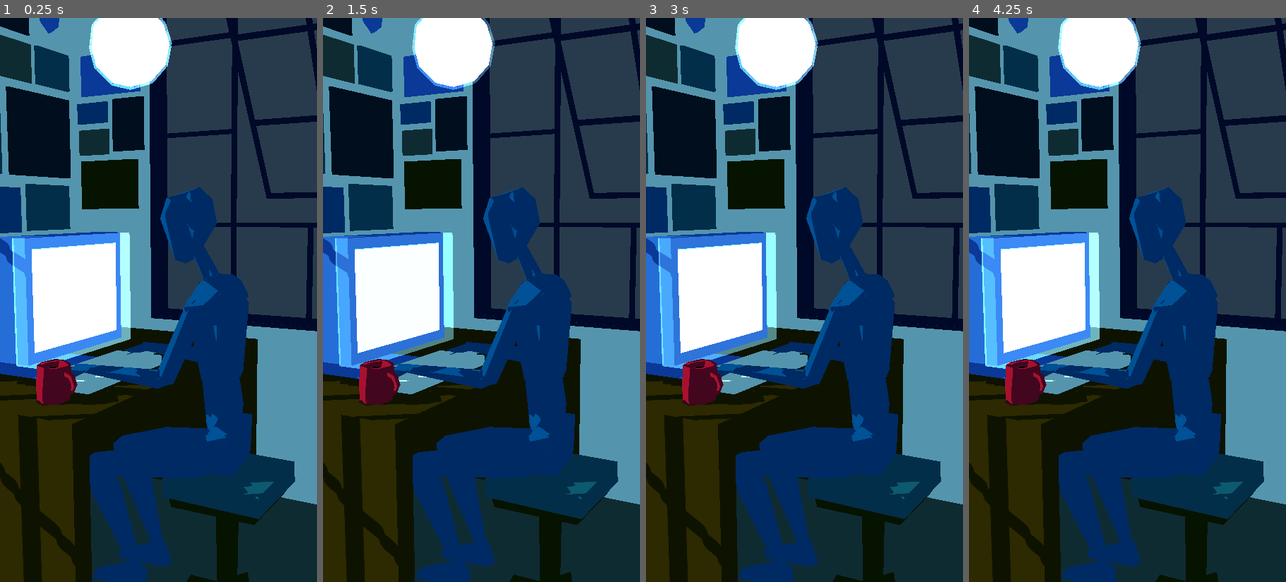
Above: before the commit, frames 1-4 (left to right).
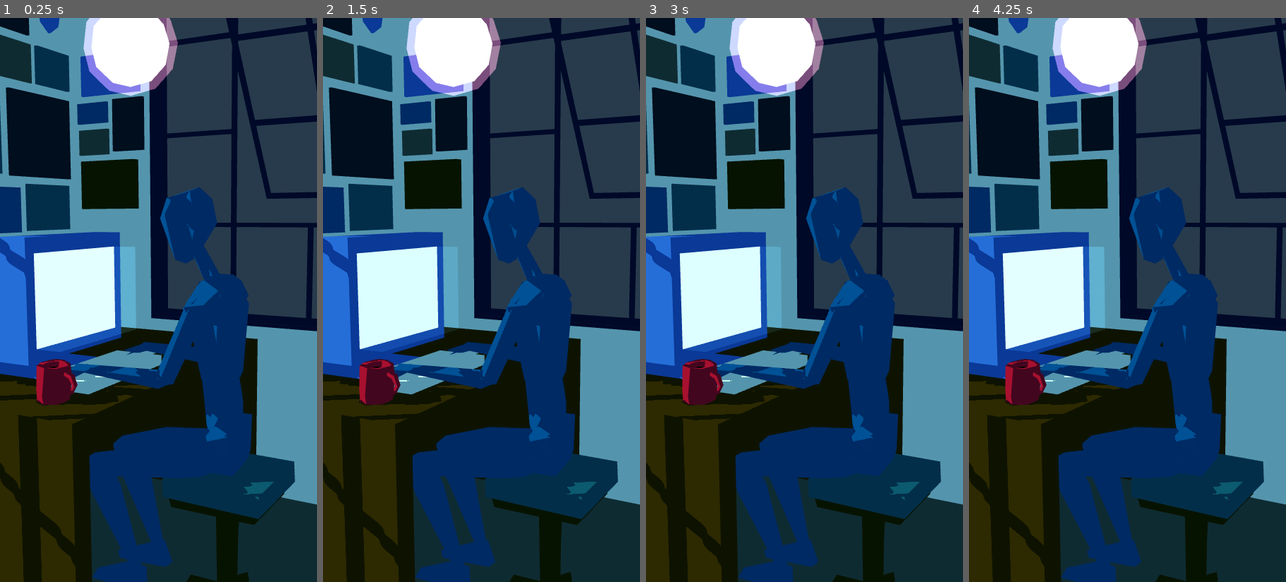
Above: after the commit, the same moments.

Repository: tebashio/wonderful_world
Game: Godot game, scene res://scenes/environments/lab_room.tscn
Same seed, same stepped clock (60 frames per second), same inputs: the game is played once before the commit and once after it. The project has no main scene, so this scene is started directly.
Inputs:
- Up to frame 1 (0.25 s): no input
- Up to frame 2 (1.5 s): no input
- Up to frame 3 (3 s): tap Enter at 2 s; tap Space at 2.75 s
- Up to frame 4 (4.25 s): no input

The runs differ from the first frame. In frame 1, 10% of the frame differs, in the area x 0-100%, y 0-100%; in frame 2, 10%; in frame 3, 10%; in frame 4, 10%.

Commit message:
before shell glow alpha

Diff:
--- a/project.godot
+++ b/project.godot
@@ -29,6 +29,7 @@
 
 rendering_device/driver.windows="d3d12"
 renderer/rendering_method="mobile"
+anti_aliasing/quality/msaa_3d=1
 
 [shader_globals]
 
--- a/scenes/environments/lab_room.tscn
+++ b/scenes/environments/lab_room.tscn
@@ -1,6 +1,7 @@
 [gd_scene format=3 uid="uid://ct2w0l2ajftqf"]
 
 [ext_resource type="PackedScene" uid="uid://5qvvnqpl2ofo" path="res://assets/models/environments/lab_room.glb" id="1_e6qkk"]
+[ext_resource type="Script" uid="uid://v68sdpgd5nqi" path="res://scripts/utils/instance_shader_controller.gd" id="2_8bknk"]
 
 [sub_resource type="Environment" id="Environment_e6qkk"]
 background_mode = 1
@@ -14,16 +15,36 @@
 
 [node name="LabRoom" type="Node3D" unique_id=1677231532]
 
-[node name="lab_room" parent="." unique_id=1631301575 instance=ExtResource("1_e6qkk")]
+[node name="lab_room" parent="." unique_id=350917228 instance=ExtResource("1_e6qkk")]
 
-[node name="mug_cup_dr" parent="lab_room" index="6" unique_id=178608906]
+[node name="light_sphere" parent="lab_room" index="5" unique_id=483243641]
+instance_shader_parameters/custom_glare_color = Color(1, 0.43630788, 0.55260557, 0.6)
+instance_shader_parameters/flicker_speed = 0.0
+instance_shader_parameters/max_expand = Vector3(0.052, 0.052, 0.04)
+instance_shader_parameters/min_expand = Vector3(0.068, 0.01, 0.01)
+instance_shader_parameters/randomness = 0.0
+script = ExtResource("2_8bknk")
+custom_glare_color = Color(1, 0.43630788, 0.55260557, 0.6)
+max_expand = Vector3(0.052, 0.052, 0.04)
+min_expand = Vector3(0.068, 0.01, 0.01)
+flicker_speed = 0.0
+randomness = 0.0
+
+[node name="mug_cup_dr" parent="lab_room" index="6" unique_id=1002600069]
 transform = Transform3D(-1, 0, -1.509958e-07, 0, 1, 0, 1.509958e-07, 0, -1, -4.5699553, 1.4010793, 0.7156803)
 
-[node name="pc_monitor_b_screen" parent="lab_room/pc_monitor_b_body" parent_id_path=PackedInt32Array(1631301575, 2081049855) index="0" unique_id=282269778]
-instance_shader_parameters/depth_offset = -0.02899999811762001
-instance_shader_parameters/expand_size = 0.12400000589
-instance_shader_parameters/flip_normal = false
-instance_shader_parameters/use_flat_mesh = false
+[node name="pc_monitor_b_screen" parent="lab_room/pc_monitor_b_body" parent_id_path=PackedInt32Array(350917228, 172940117) index="0" unique_id=516832958]
+instance_shader_parameters/max_alpha = 0.26
+instance_shader_parameters/max_expand = Vector3(0, 0.18, 0)
+instance_shader_parameters/min_alpha = 0.11
+instance_shader_parameters/min_expand = Vector3(0, 0.16, 0)
+instance_shader_parameters/offset = Vector3(0, 0.071, 0)
+script = ExtResource("2_8bknk")
+offset = Vector3(0, 0.071, 0)
+max_expand = Vector3(0, 0.18, 0)
+min_expand = Vector3(0, 0.16, 0)
+max_alpha = 0.26
+min_alpha = 0.11
 
 [node name="Camera3D" type="Camera3D" parent="." unique_id=2027218002]
 transform = Transform3D(0.87435186, -0.056036346, 0.48204643, -0.0070357313, 0.9917429, 0.12804857, -0.4852415, -0.11535106, 0.8667381, -2.2844524, 2.330882, 3.633417)
--- /dev/null
+++ b/scripts/utils/instance_shader_controller.gd
@@ -0,0 +1,80 @@
+@tool
+class_name InstanceShaderController
+extends MeshInstance3D
+
+## ===================================================================
+##  Instance Shader Controller (安定版・素直なパラメータ管理)
+## ===================================================================
+
+@export_group("Glare & Glow Shell")
+@export var custom_glare_color: Color = Color(0.3, 0.7, 1.0, 0.6):
+	set(value):
+		custom_glare_color = value
+		_update_shader_param("custom_glare_color", custom_glare_color)
+
+@export var glare_enabled: bool = true:
+	set(value):
+		glare_enabled = value
+		_update_shader_param("glare_enabled", glare_enabled)
+
+@export var flip_normal: bool = false:
+	set(value):
+		flip_normal = value
+		_update_shader_param("flip_normal", flip_normal)
+
+@export var offset: Vector3 = Vector3.ZERO:
+	set(value):
+		offset = value
+		_update_shader_param("offset", offset)
+
+@export var max_expand: Vector3 = Vector3(0.04, 0.04, 0.04):
+	set(value):
+		max_expand = value
+		_update_shader_param("max_expand", max_expand)
+
+@export var min_expand: Vector3 = Vector3(0.01, 0.01, 0.01):
+	set(value):
+		min_expand = value
+		_update_shader_param("min_expand", min_expand)
+
+@export_range(0.0, 1.0, 0.01) var max_alpha: float = 0.8:
+	set(value):
+		max_alpha = value
+		_update_shader_param("max_alpha", max_alpha)
+
+@export_range(0.0, 1.0, 0.01) var min_alpha: float = 0.2:
+	set(value):
+		min_alpha = value
+		_update_shader_param("min_alpha", min_alpha)
+
+@export_group("Flicker Animation")
+@export_range(0.0, 20.0, 0.1) var flicker_speed: float = 3.0:
+	set(value):
+		flicker_speed = value
+		_update_shader_param("flicker_speed", flicker_speed)
+
+@export_range(0.0, 1.0, 0.01) var randomness: float = 0.2:
+	set(value):
+		randomness = value
+		_update_shader_param("randomness", randomness)
+
+
+func _ready() -> void:
+	apply_all_parameters()
+
+
+func apply_all_parameters() -> void:
+	_update_shader_param("custom_glare_color", custom_glare_color)
+	_update_shader_param("glare_enabled", glare_enabled)
+	_update_shader_param("flip_normal", flip_normal)
+	_update_shader_param("offset", offset)
+	_update_shader_param("max_expand", max_expand)
+	_update_shader_param("min_expand", min_expand)
+	_update_shader_param("max_alpha", max_alpha)
+	_update_shader_param("min_alpha", min_alpha)
+	_update_shader_param("flicker_speed", flicker_speed)
+	_update_shader_param("randomness", randomness)
+
+
+func _update_shader_param(param_name: StringName, value: Variant) -> void:
+	set_instance_shader_parameter(param_name, value)
--- a/shaders/glare_shell.gdshader
+++ b/shaders/glare_shell.gdshader
@@ -1,47 +1,39 @@
 shader_type spatial;
-render_mode blend_add, depth_draw_opaque, cull_disabled, unshaded;
+render_mode blend_add, depth_draw_opaque, cull_front, unshaded;
 
-// オブジェクト個別のInspectorで調整可能（instance uniform）
-instance uniform bool glare_enabled = true;                          // グレアのON/OFF
-instance uniform bool use_flat_mesh = true;                          // 平面・画面用（true） / 立体物用（false）
-instance uniform bool flip_normal = false;                           // 法線・オフセット方向の反転スイッチ
-
-// シェル幅・オフセット制御
-instance uniform float expand_size : hint_range(0.0, 0.5) = 0.05;    // シェルの広がり幅
-instance uniform float depth_offset : hint_range(-0.1, 0.1) = 0.005; // 枠へのめり込みを防ぐ前後微調整
-
-// カラー・揺らぎ制御
-instance uniform vec4 custom_glare_color : source_color = vec4(0.4, 0.75, 1.0, 0.6); // 光の色
-instance uniform float flicker_speed : hint_range(0.0, 20.0) = 3.0; // 点滅スピード（0で常時点灯）
-instance uniform float min_alpha : hint_range(0.0, 1.0) = 0.2;     // 最小透明度
-instance uniform float max_alpha : hint_range(0.0, 1.0) = 0.8;     // 最大透明度
-instance uniform float randomness : hint_range(0.0, 1.0) = 0.3;    // パルスの不規則さ
+// パラメータ宣言（ご指定の並び順）
+instance uniform vec4 custom_glare_color : source_color = vec4(0.3, 0.7, 1.0, 0.6);
+instance uniform bool glare_enabled = true;
+instance uniform bool flip_normal = false;
+instance uniform vec3 offset = vec3(0.0, 0.0, 0.0);
+instance uniform vec3 max_expand = vec3(0.04, 0.04, 0.04);
+instance uniform vec3 min_expand = vec3(0.01, 0.01, 0.01);
+instance uniform float max_alpha : hint_range(0.0, 1.0) = 0.8;
+instance uniform float min_alpha : hint_range(0.0, 1.0) = 0.2;
+instance uniform float flicker_speed : hint_range(0.0, 20.0) = 3.0;
+instance uniform float randomness : hint_range(0.0, 1.0) = 0.2;
 
 float hash(float p) {
     return fract(sin(p * 127.1) * 43758.5453123);
 }
 
-float get_flicker(float time, vec3 world_pos, float speed, float min_val, float max_val, float randomness_val) {
-    if (speed <= 0.001) return max_val;
-    float offset = dot(world_pos, vec3(12.9898, 78.233, 45.164));
-    float t = time * speed + offset;
-    float wave = (sin(t) * 0.5 + 0.5) * 0.7 + (sin(t * 2.3 + offset) * 0.5 + 0.5) * 0.3;
+float get_flicker_factor(float time, vec3 world_pos, float speed, float randomness_val) {
+    if (speed <= 0.001) return 1.0;
+    float offset_val = dot(world_pos, vec3(12.9898, 78.233, 45.164));
+    float t = time * speed + offset_val;
+    float wave = (sin(t) * 0.5 + 0.5) * 0.7 + (sin(t * 2.3 + offset_val) * 0.5 + 0.5) * 0.3;
     float noise = hash(floor(t * 4.0));
-    float mix_val = mix(wave, noise, randomness_val);
-    return mix(min_val, max_val, mix_val);
+    return clamp(mix(wave, noise, randomness_val), 0.0, 1.0);
 }
 
 void vertex() {
     if (glare_enabled) {
+        float f = get_flicker_factor(TIME, NODE_POSITION_WORLD, flicker_speed, randomness);
+        vec3 current_expand = mix(min_expand, max_expand, f);
         float dir = flip_normal ? -1.0 : 1.0;
-        if (use_flat_mesh) {
-            // 平面（板ポリ）: XY方向にスケールし、法線方向に微小オフセット
-            VERTEX.xy *= (1.0 + expand_size);
-            VERTEX += NORMAL * (depth_offset * dir);
-        } else {
-            // 立体物: 法線方向に均等押し出し
-            VERTEX += NORMAL * (expand_size * dir);
-        }
+
+        // 素直な法線押し出し + XYZオフセット
+        VERTEX += (NORMAL * current_expand * dir) + offset;
     } else {
         VERTEX = vec3(0.0);
     }
@@ -51,7 +43,7 @@
     if (!glare_enabled) {
         discard;
     }
-    float f = get_flicker(TIME, NODE_POSITION_WORLD, flicker_speed, min_alpha, max_alpha, randomness);
+    float f = get_flicker_factor(TIME, NODE_POSITION_WORLD, flicker_speed, randomness);
     ALBEDO = custom_glare_color.rgb;
-    ALPHA = custom_glare_color.a * f;
+    ALPHA = custom_glare_color.a * mix(min_alpha, max_alpha, f);
 }
Binary file changed: assets/models/environments/lab_room.glb
Not shown, added: scripts/utils/instance_shader_controller.gd.uid
